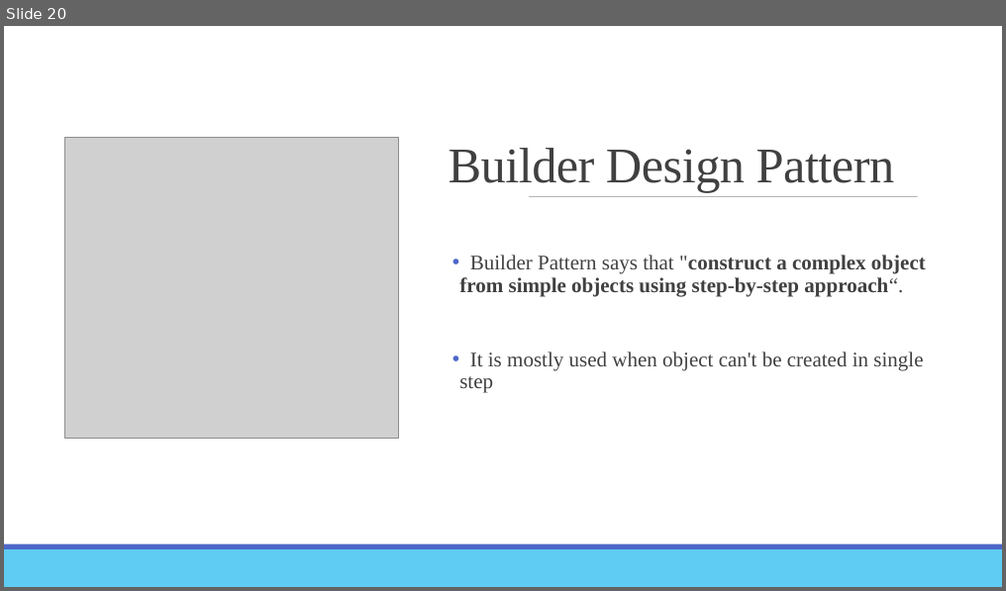
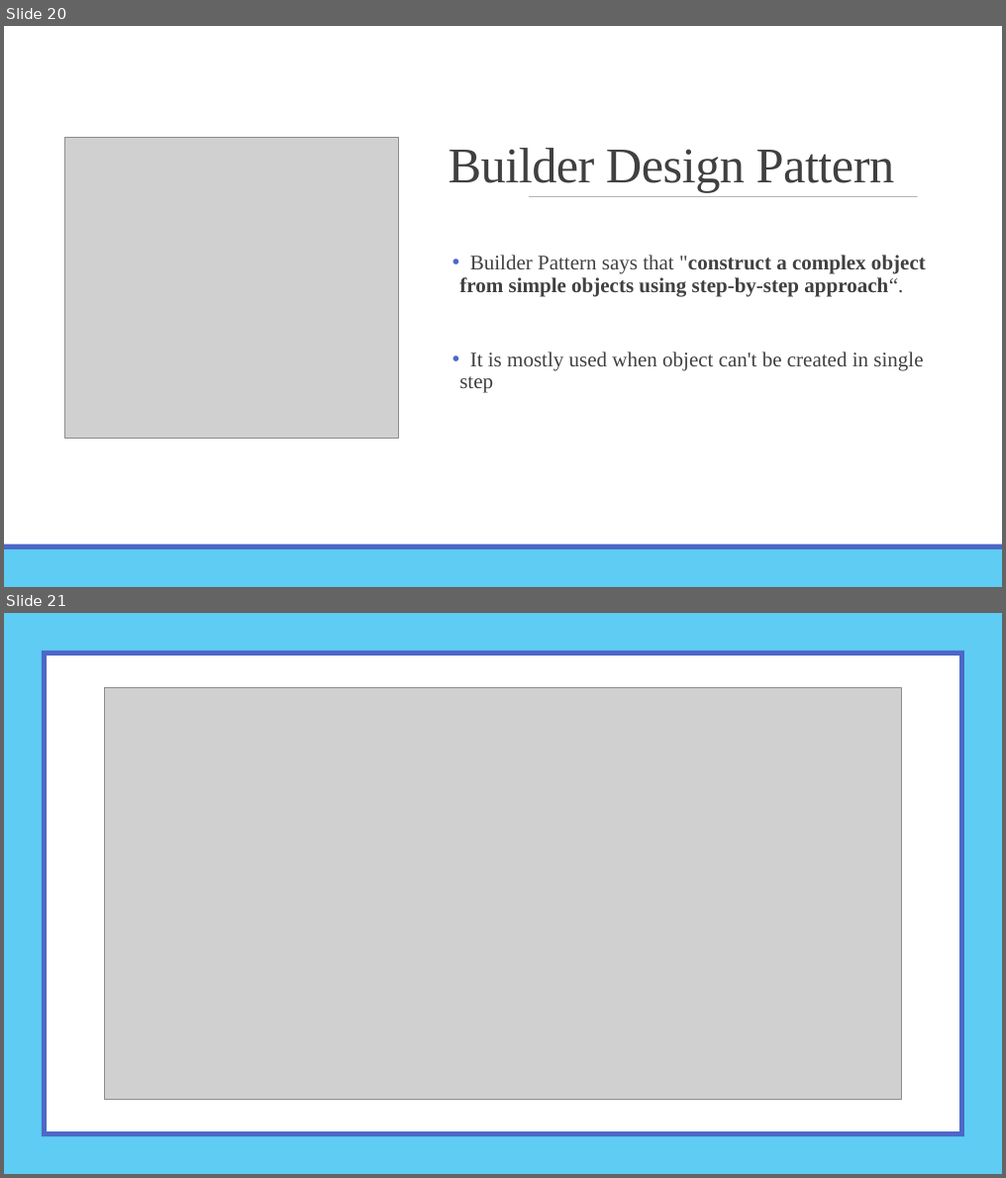
Before and after one commit to A-Lakshmi-Nikhitha12/EPAM, a slide deck: Creational/Creational Design Patterns.pptx. Shown one above the other, each under a label of ours: slide 20 before the commit, slides 20 and 21 after it. The pictures are 1006x591 and 1006x1178 pixels, drawn with LibreOffice and Linux fonts; fonts in the diff are those of the drawing; grey boxes stand for pictures. Boxes give left, top, right and bottom in pixels: in the first picture for what was removed or moved away, otherwise in the second. Text is boxed around its words. In the diff, an @@ line names an element or a change of style, - is before the commit and + after.

```diff
--- a/Creational/Creational Design Patterns.pptx
+++ b/Creational/Creational Design Patterns.pptx
@@ slide 21 added at (4, 613, 1002, 1174), background #FFFFFF @@
@@ rectangle added at (4, 613, 1002, 1174), fill #5ECCF3 @@
@@ rectangle added at (42, 651, 964, 1137), fill #4E67C8 @@
@@ rectangle added at (47, 656, 959, 1132), fill #FFFFFF @@
@@ picture added at (104, 687, 902, 1100) @@
@@ rectangle added at (4, 1137, 1002, 1174), fill #5ECCF3 @@
@@ rectangle added at (4, 1132, 1002, 1137), fill #4E67C8 @@
```
Also in this commit, not shown: 1 slide changed, 2 other slides added, 5 other files.
